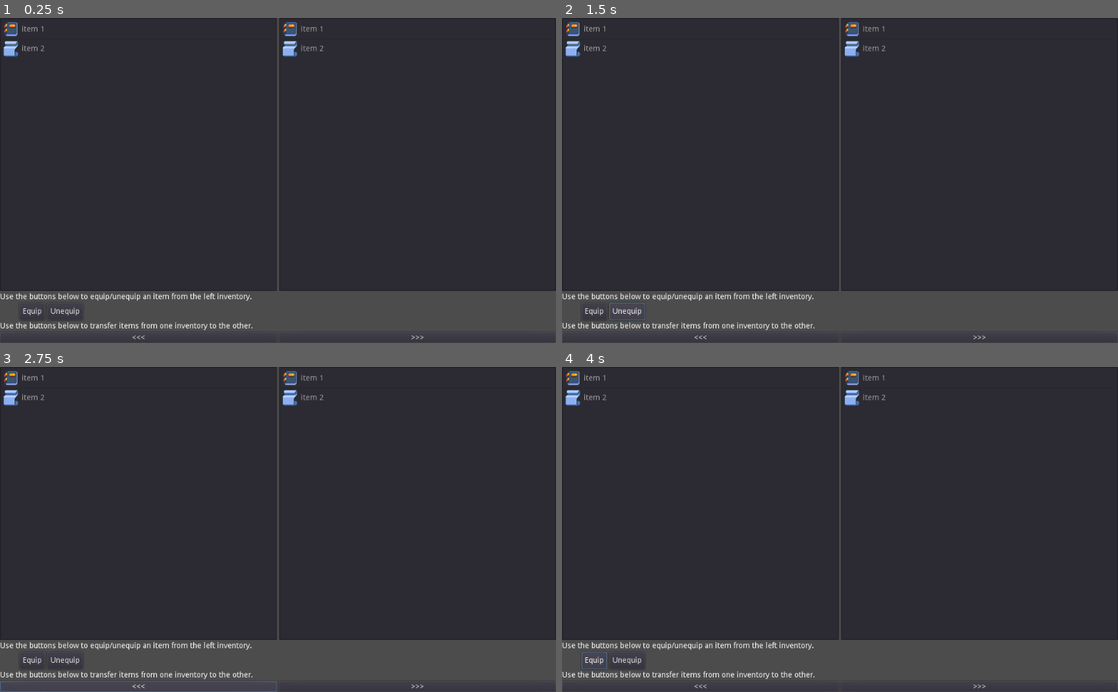
Above: before the commit, frames 1-4 (two rows, left to right).
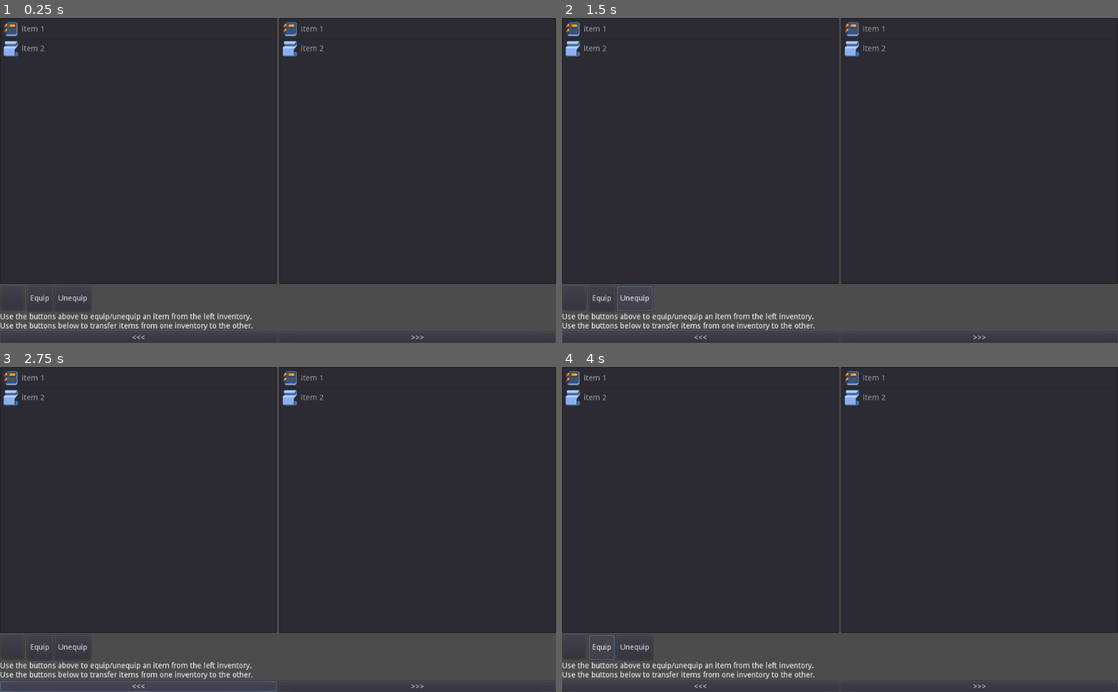
Above: after the commit, the same moments.

Repository: peter-kish/gloot
Game: Godot game, scene res://examples/inventory_transfer.tscn
Same seed, same stepped clock (60 frames per second), same inputs: the game is played once before the commit and once after it. This scene is started directly instead of the project's main scene.
Inputs:
- Up to frame 1 (0.25 s): no input
- Up to frame 2 (1.5 s): click "Equip" at 0.5 s; click "Unequip" at 1.25 s
- Up to frame 3 (2.75 s): click "<<<" at 2 s
- Up to frame 4 (4 s): click ">>>" at 2.75 s; click "Equip" at 3.5 s

The runs differ from the first frame. In frame 1, 2.9% of the frame differs, in the area x 0-100%, y 81-94%; in frame 2, 3.0%; in frame 3, 2.9%; in frame 4, 3.0%.

Commit message:
[Examples] Added panel containers for better visibility

Diff:
--- a/examples/inventory_stacked_transfer.tscn
+++ b/examples/inventory_stacked_transfer.tscn
@@ -21,13 +21,13 @@
 
 [node name="HBoxContainer" type="HBoxContainer" parent="VBoxContainer"]
 margin_right = 1024.0
-margin_bottom = 504.0
+margin_bottom = 491.0
 size_flags_horizontal = 3
 size_flags_vertical = 3
 
 [node name="CtrlInventoryStackedLeft" type="VBoxContainer" parent="VBoxContainer/HBoxContainer"]
 margin_right = 510.0
-margin_bottom = 504.0
+margin_bottom = 491.0
 size_flags_horizontal = 3
 size_flags_vertical = 3
 script = ExtResource( 1 )
@@ -37,50 +37,51 @@
 [node name="CtrlInventoryStackedRight" type="VBoxContainer" parent="VBoxContainer/HBoxContainer"]
 margin_left = 514.0
 margin_right = 1024.0
-margin_bottom = 504.0
+margin_bottom = 491.0
 size_flags_horizontal = 3
 size_flags_vertical = 3
 script = ExtResource( 1 )
 inventory_path = NodePath("../../../InventoryStackedRight")
 default_item_icon = ExtResource( 5 )
 
-[node name="Label2" type="Label" parent="VBoxContainer"]
-margin_top = 508.0
+[node name="HBoxContainer3" type="HBoxContainer" parent="VBoxContainer"]
+margin_top = 495.0
 margin_right = 1024.0
-margin_bottom = 522.0
-text = "Use the buttons below to equip/unequip an item from the left inventory."
+margin_bottom = 541.0
 
-[node name="HBoxContainer3" type="HBoxContainer" parent="VBoxContainer"]
-margin_top = 526.0
-margin_right = 1024.0
-margin_bottom = 558.0
+[node name="PanelContainer" type="PanelContainer" parent="VBoxContainer/HBoxContainer3"]
+margin_right = 46.0
+margin_bottom = 46.0
 
-[node name="CtrlItemSlot" type="HBoxContainer" parent="VBoxContainer/HBoxContainer3"]
-margin_right = 32.0
-margin_bottom = 32.0
+[node name="CtrlItemSlot" type="HBoxContainer" parent="VBoxContainer/HBoxContainer3/PanelContainer"]
+margin_left = 7.0
+margin_top = 7.0
+margin_right = 39.0
+margin_bottom = 39.0
 rect_min_size = Vector2( 32, 32 )
 script = ExtResource( 6 )
-item_slot_path = NodePath("../../../ItemSlot")
+item_slot_path = NodePath("../../../../ItemSlot")
 default_item_icon = ExtResource( 5 )
 label_visible = false
 
 [node name="BtnEquip" type="Button" parent="VBoxContainer/HBoxContainer3"]
-margin_left = 36.0
-margin_right = 83.0
-margin_bottom = 32.0
+margin_left = 50.0
+margin_right = 97.0
+margin_bottom = 46.0
 text = "Equip"
 
 [node name="BtnUnequip" type="Button" parent="VBoxContainer/HBoxContainer3"]
-margin_left = 87.0
-margin_right = 145.0
-margin_bottom = 32.0
+margin_left = 101.0
+margin_right = 159.0
+margin_bottom = 46.0
 text = "Unquip"
 
 [node name="Label" type="Label" parent="VBoxContainer"]
-margin_top = 562.0
+margin_top = 545.0
 margin_right = 1024.0
 margin_bottom = 576.0
-text = "Use the buttons below to transfer items from one inventory to the other."
+text = "Use the buttons above to equip/unequip an item from the left inventory.
+Use the buttons below to transfer items from one inventory to the other."
 
 [node name="HBoxContainer2" type="HBoxContainer" parent="VBoxContainer"]
 margin_top = 580.0
--- a/examples/inventory_transfer.tscn
+++ b/examples/inventory_transfer.tscn
@@ -19,13 +19,13 @@
 
 [node name="HBoxContainer" type="HBoxContainer" parent="VBoxContainer"]
 margin_right = 1024.0
-margin_bottom = 504.0
+margin_bottom = 491.0
 size_flags_horizontal = 3
 size_flags_vertical = 3
 
 [node name="CtrlInventory" type="VBoxContainer" parent="VBoxContainer/HBoxContainer"]
 margin_right = 510.0
-margin_bottom = 504.0
+margin_bottom = 491.0
 size_flags_horizontal = 3
 size_flags_vertical = 3
 script = ExtResource( 1 )
@@ -35,54 +35,55 @@
 [node name="CtrlInventory2" type="VBoxContainer" parent="VBoxContainer/HBoxContainer"]
 margin_left = 514.0
 margin_right = 1024.0
-margin_bottom = 504.0
+margin_bottom = 491.0
 size_flags_horizontal = 3
 size_flags_vertical = 3
 script = ExtResource( 1 )
 inventory_path = NodePath("../../../Inventory2")
 default_item_icon = ExtResource( 5 )
 
-[node name="Label2" type="Label" parent="VBoxContainer"]
-margin_top = 508.0
+[node name="HBoxContainer3" type="HBoxContainer" parent="VBoxContainer"]
+margin_top = 495.0
 margin_right = 1024.0
-margin_bottom = 522.0
-text = "Use the buttons below to equip/unequip an item from the left inventory."
-
-[node name="HBoxContainer3" type="HBoxContainer" parent="VBoxContainer"]
-margin_top = 526.0
-margin_right = 1024.0
-margin_bottom = 558.0
+margin_bottom = 541.0
 
 [node name="HBoxContainer" type="HBoxContainer" parent="VBoxContainer/HBoxContainer3"]
 margin_right = 1024.0
-margin_bottom = 32.0
+margin_bottom = 46.0
 size_flags_horizontal = 3
 
-[node name="CtrlItemSlot" type="HBoxContainer" parent="VBoxContainer/HBoxContainer3/HBoxContainer"]
-margin_right = 32.0
-margin_bottom = 32.0
+[node name="PanelContainer" type="PanelContainer" parent="VBoxContainer/HBoxContainer3/HBoxContainer"]
+margin_right = 46.0
+margin_bottom = 46.0
+
+[node name="CtrlItemSlot" type="HBoxContainer" parent="VBoxContainer/HBoxContainer3/HBoxContainer/PanelContainer"]
+margin_left = 7.0
+margin_top = 7.0
+margin_right = 39.0
+margin_bottom = 39.0
 rect_min_size = Vector2( 32, 32 )
 script = ExtResource( 6 )
-item_slot_path = NodePath("../../../../ItemSlot")
+item_slot_path = NodePath("../../../../../ItemSlot")
 label_visible = false
 
 [node name="BtnEquipL" type="Button" parent="VBoxContainer/HBoxContainer3/HBoxContainer"]
-margin_left = 36.0
-margin_right = 83.0
-margin_bottom = 32.0
+margin_left = 50.0
+margin_right = 97.0
+margin_bottom = 46.0
 text = "Equip"
 
 [node name="BtnUnequipL" type="Button" parent="VBoxContainer/HBoxContainer3/HBoxContainer"]
-margin_left = 87.0
-margin_right = 153.0
-margin_bottom = 32.0
+margin_left = 101.0
+margin_right = 167.0
+margin_bottom = 46.0
 text = "Unequip"
 
 [node name="Label" type="Label" parent="VBoxContainer"]
-margin_top = 562.0
+margin_top = 545.0
 margin_right = 1024.0
 margin_bottom = 576.0
-text = "Use the buttons below to transfer items from one inventory to the other."
+text = "Use the buttons above to equip/unequip an item from the left inventory.
+Use the buttons below to transfer items from one inventory to the other."
 
 [node name="HBoxContainer2" type="HBoxContainer" parent="VBoxContainer"]
 margin_top = 580.0
